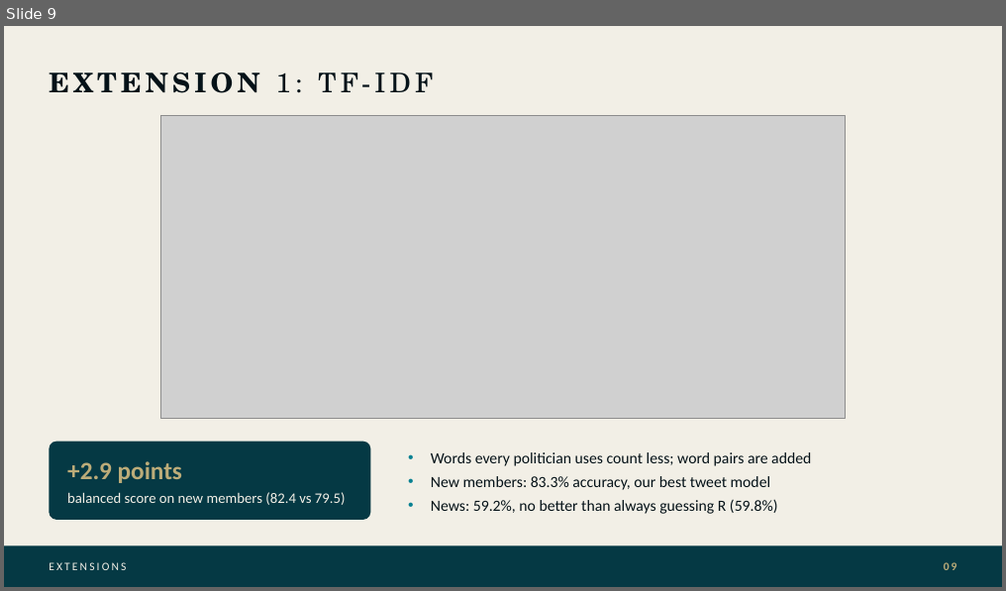
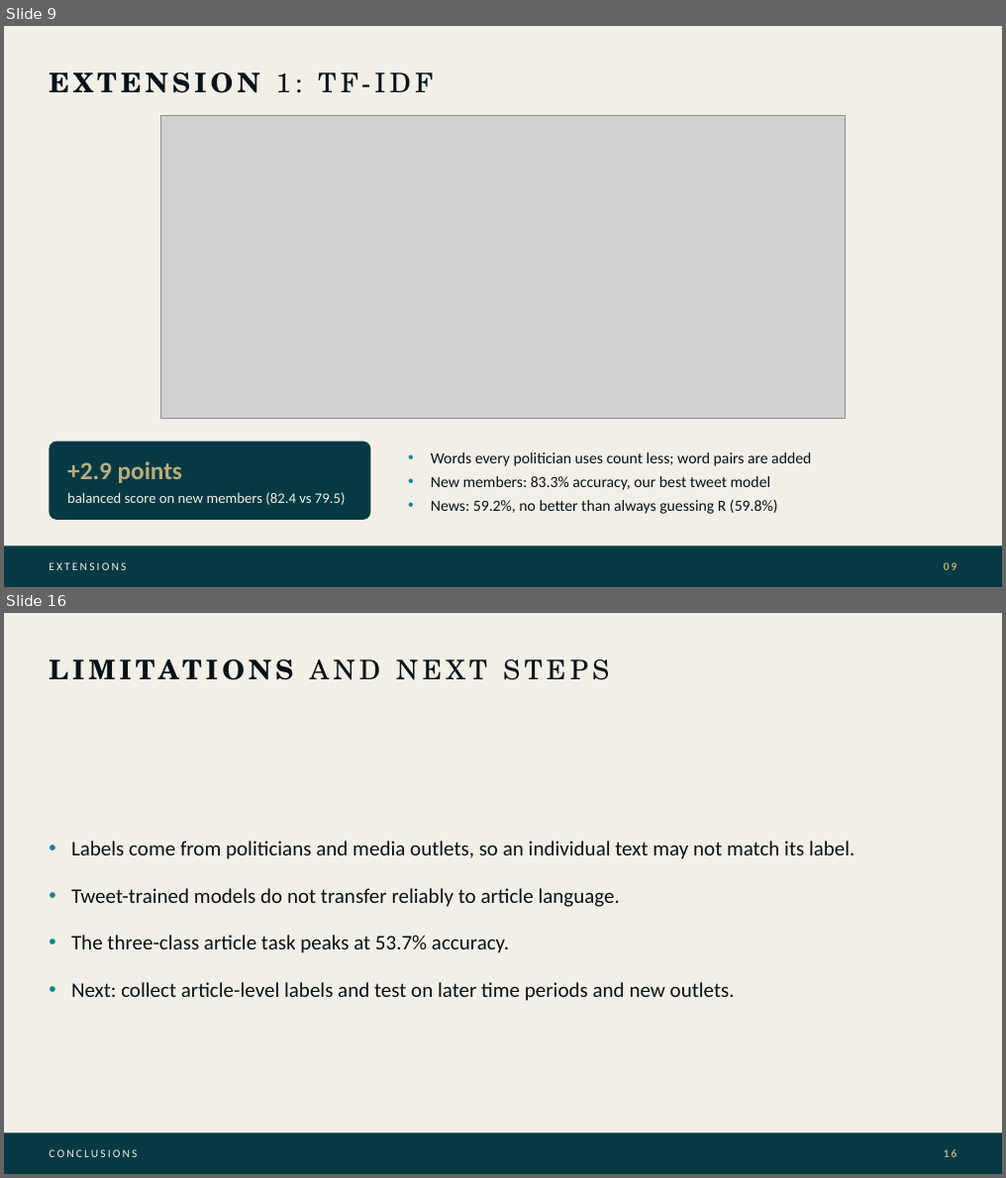
Before and after one commit to SonuAkash-collab/news-political-bias-classifier, a slide deck: docs/slides/deck.pptx. Shown one above the other, each under a label of ours: slide 9 before the commit, slides 9 and 16 after it; the slides between them are not shown. The pictures are 1006x591 and 1006x1178 pixels, drawn with LibreOffice and Linux fonts; fonts in the diff are those of the drawing; grey boxes stand for pictures. Boxes give left, top, right and bottom in pixels: in the first picture for what was removed or moved away, otherwise in the second. Text is boxed around its words. In the diff, an @@ line names an element or a change of style, - is before the commit and + after.

```diff
--- a/docs/slides/deck.pptx
+++ b/docs/slides/deck.pptx
@@ slide 16 added at (x1=4, y1=613, x2=1002, y2=1174), background #F2EFE6 @@
@@ text added at (x1=49, y1=660, x2=609, y2=680), 26 pt, text #051218 @@
+LIMITATIONS AND NEXT STEPS
@@ text added at (x1=71, y1=841, x2=854, y2=1001), 20 pt, text #051218 @@
+• Labels come from politicians and media outlets, so an individual text may not match its label.
+• Tweet-trained models do not transfer reliably to article language.
+• The three-class article task peaks at 53.7% accuracy.
+• Next: collect article-level labels and test on later time periods and new outlets.
@@ rectangle added at (x1=4, y1=1134, x2=1002, y2=1174), fill #053944 @@
@@ text added at (x1=49, y1=1150, x2=137, y2=1157), 11 pt, text #F2EFE6 @@
+CONCLUSIONS
@@ text added at (x1=944, y1=1150, x2=957, y2=1157), 11 pt, text #BCAC79, bold @@
+16
```
Also in this commit, not shown: 7 other slides added, 1 slide removed.
